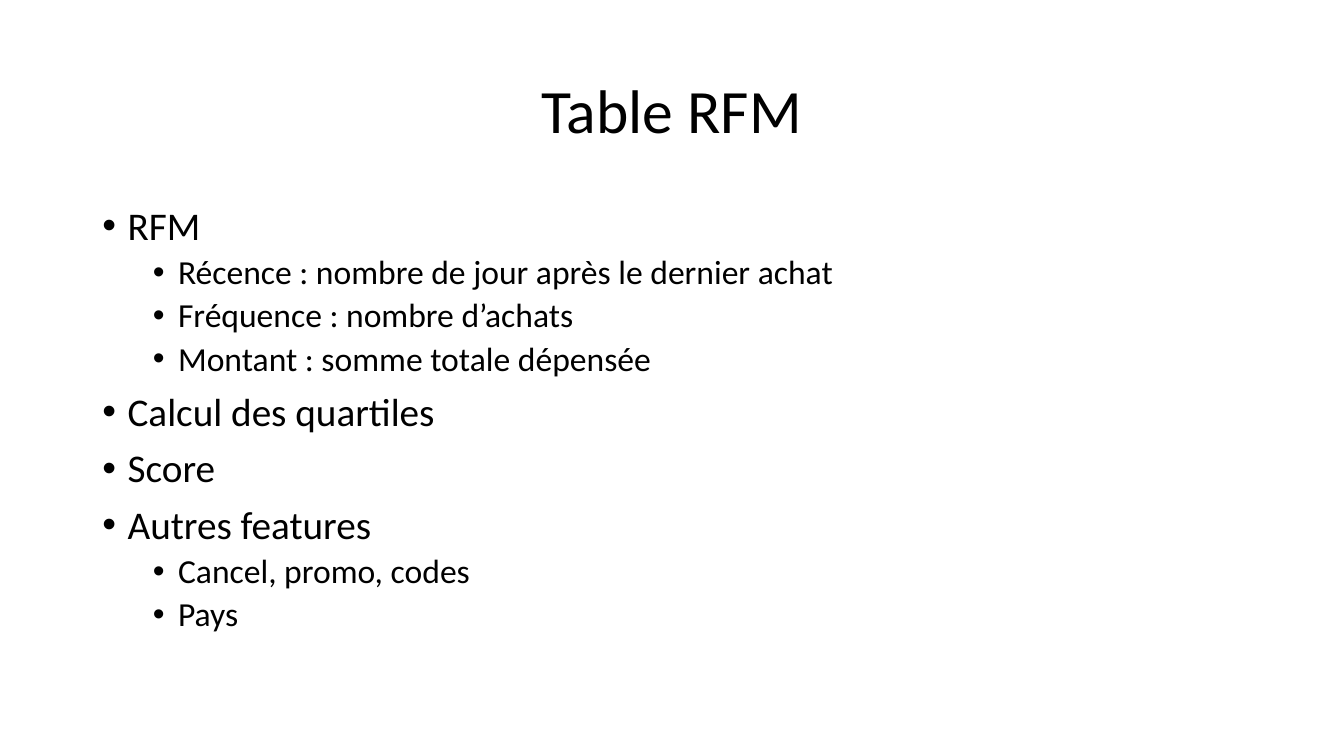
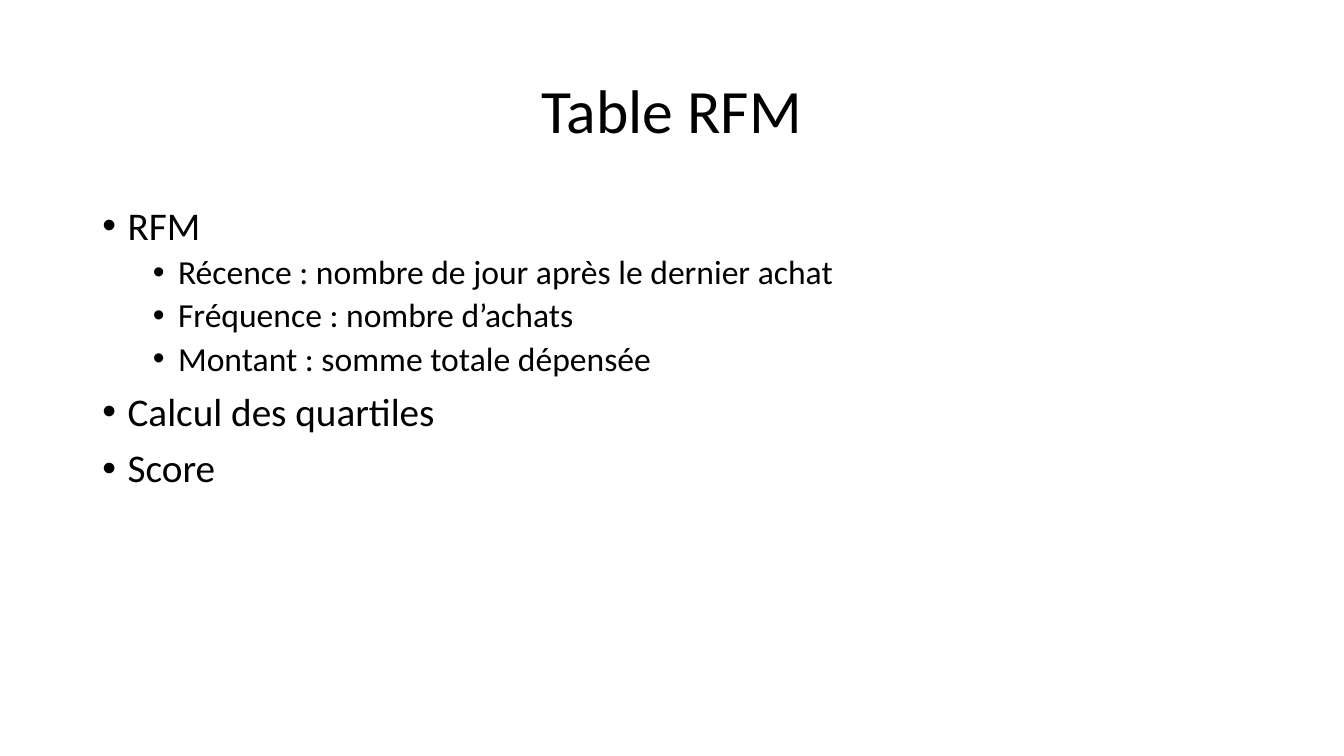
Before and after one commit to morganscao/Projet5, a slide deck: slide 8 of Rapport/P5 - Segmentez les comportements de clients.pptx (slide 7 before the commit). Drawn at 1344x756 pixels with LibreOffice and Linux fonts; fonts in the diff are those of the drawing. Boxes give left, top, right and bottom in pixels: in the first picture for what was removed or moved away, otherwise in the second. Text is boxed around its words. In the diff, an @@ line names an element or a change of style, - is before the commit and + after.

```diff
--- a/Rapport/P5 - Segmentez les comportements de clients.pptx
+++ b/Rapport/P5 - Segmentez les comportements de clients.pptx
@@ text at (x1=128, y1=512, x2=470, y2=632): paragraphs removed @@
-• Autres features
-  • Cancel, promo, codes
-  • Pays
```
Also in this commit, not shown: 12 other slides changed, 15 slides added, 8 slides removed, 9 other files.
